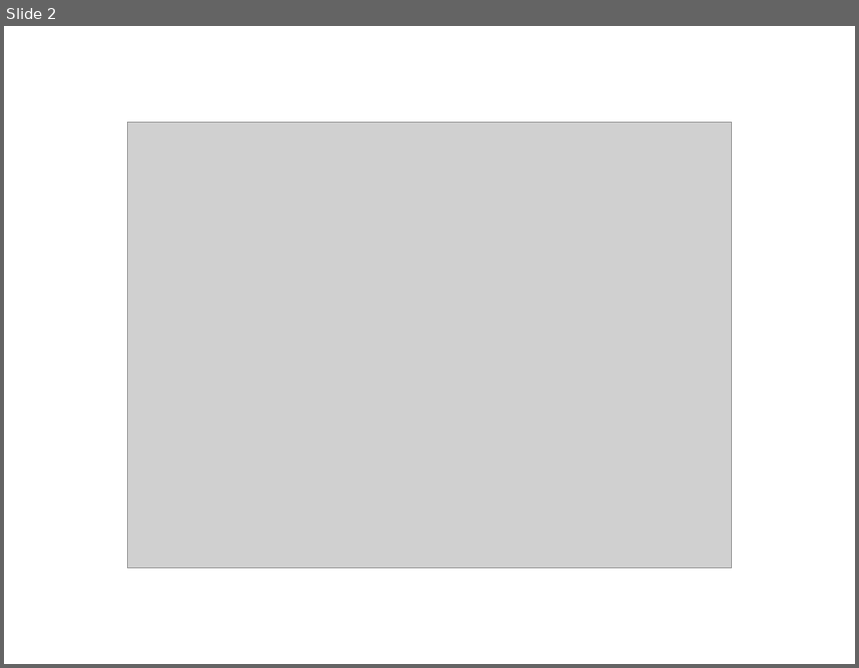
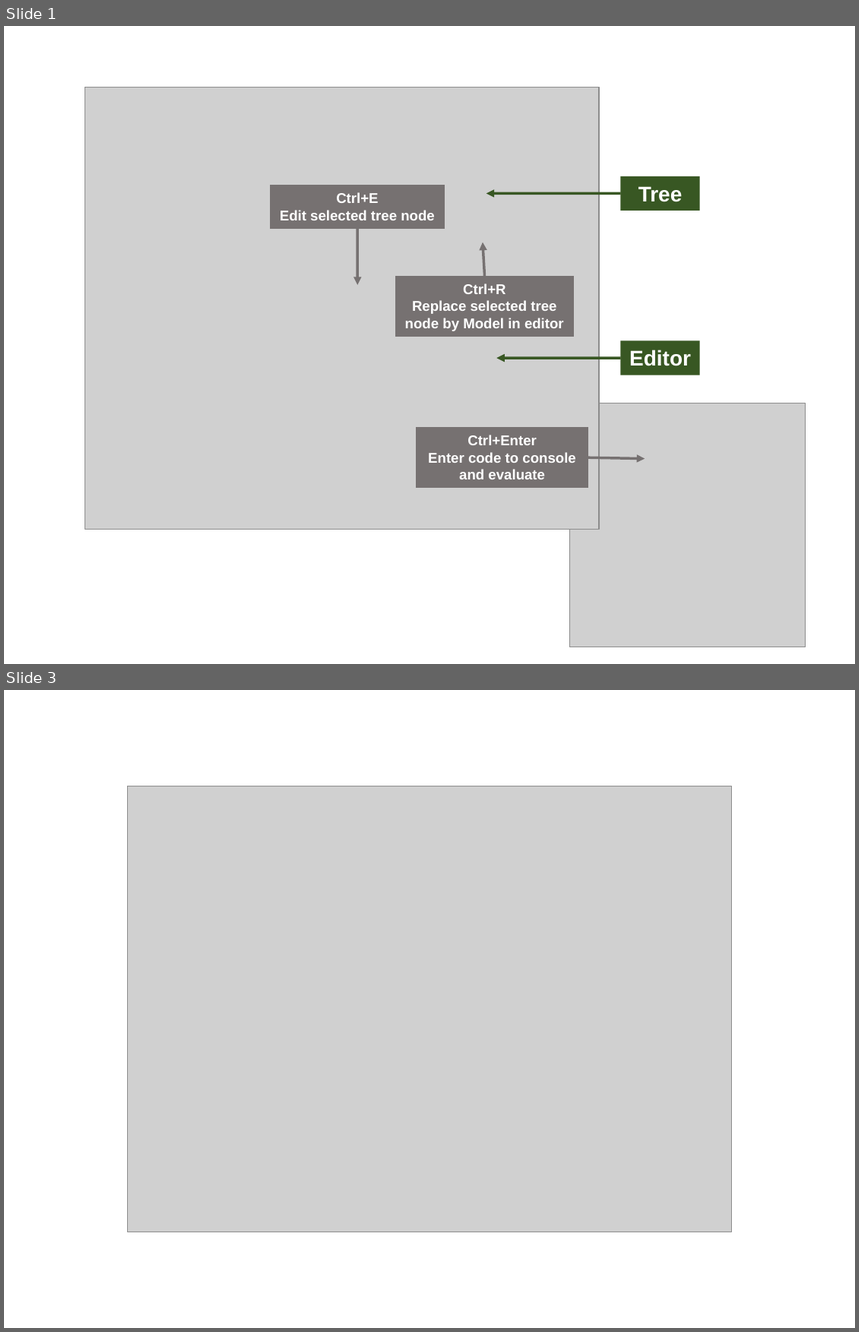
Before and after one commit to reqT/reqT, a slide deck: doc/lab1/pics.odp. Shown one above the other, each under a label of ours: slide 2 before the commit, slides 1 and 3 after it; the slides between them are not shown. The pictures are 859x668 and 859x1332 pixels, drawn with LibreOffice and Linux fonts; fonts in the diff are those of the drawing; grey boxes stand for pictures. Boxes give left, top, right and bottom in pixels: in the first picture for what was removed or moved away, otherwise in the second. Text is boxed around its words. In the diff, an @@ line names an element or a change of style, - is before the commit and + after.

```diff
--- a/doc/lab1/pics.odp
+++ b/doc/lab1/pics.odp
@@ slide 1 added at bbox=[4, 26, 855, 664], background #FFFFFF @@
@@ group added at bbox=[85, 88, 806, 648]: 5 rectangles, 5 arrows, 2 pictures @@
+Tree
+Editor
+Ctrl+E
+Edit selected tree node
+Ctrl+R
+Replace selected tree node by Model in editor
+Ctrl+Enter
+Enter code to console and evaluate
@@ what was slide 2 is now slide 3 @@
```
Also in this commit, not shown: 1 other slide added, 1 slide removed.
